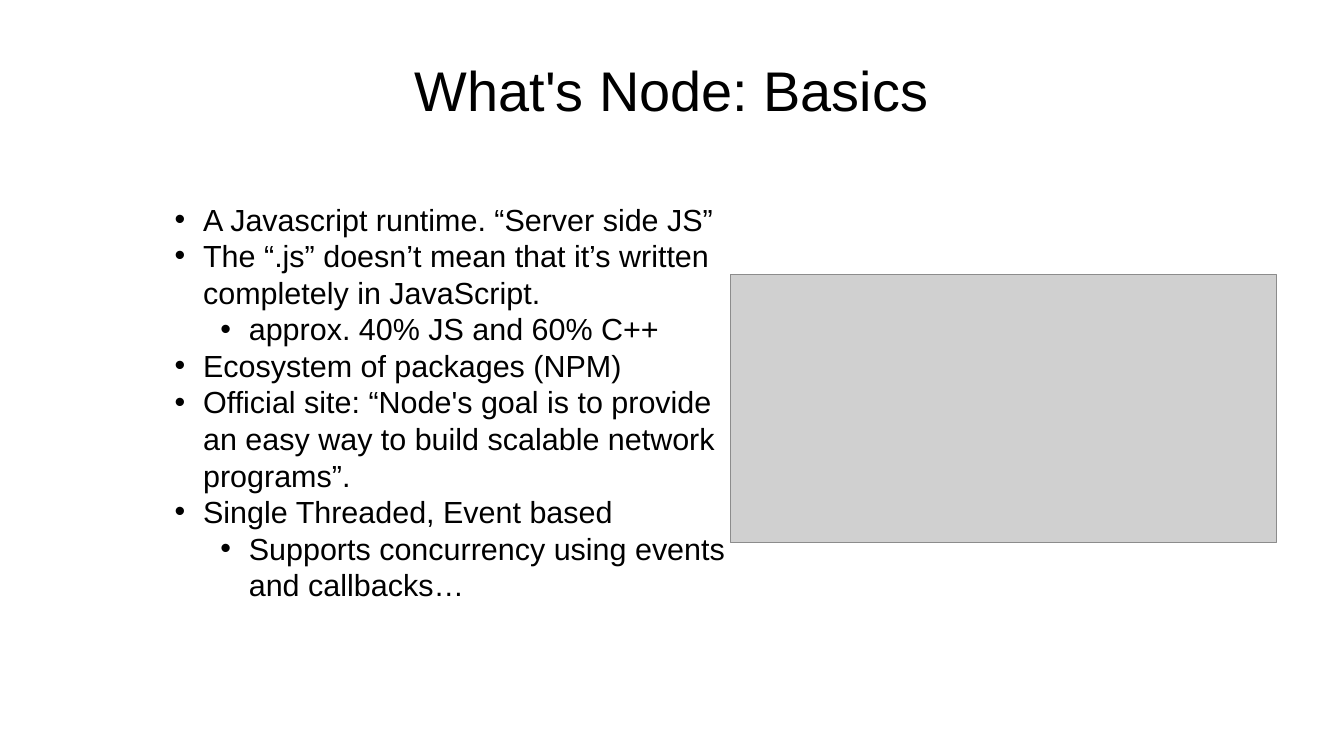
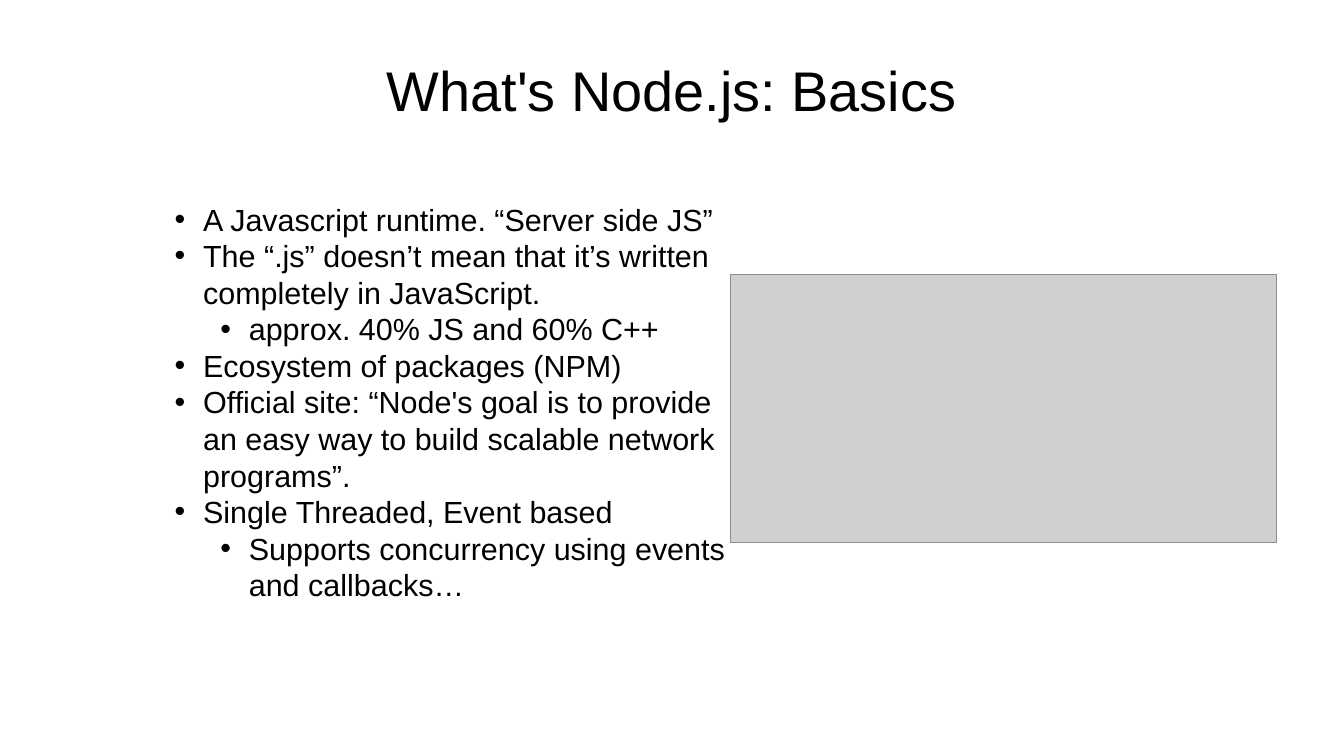
Before and after one commit to diarmuidoconnor/wad2, a slide deck: slide 5 of topic07/talk-1/node-2019.pptx. Drawn at 1344x756 pixels with LibreOffice and Linux fonts; fonts in the diff are those of the drawing; grey boxes stand for pictures. Boxes give left, top, right and bottom in pixels: in the first picture for what was removed or moved away, otherwise in the second. Text is boxed around its words. In the diff, an @@ line names an element or a change of style, - is before the commit and + after.

```diff
--- a/topic07/talk-1/node-2019.pptx
+++ b/topic07/talk-1/node-2019.pptx
@@ title at (x1=387, y1=70, x2=955, y2=121): text changed @@
-What's Node: Basics
+What's Node.js: Basics
```
Also in this commit, not shown: 3 other files.
